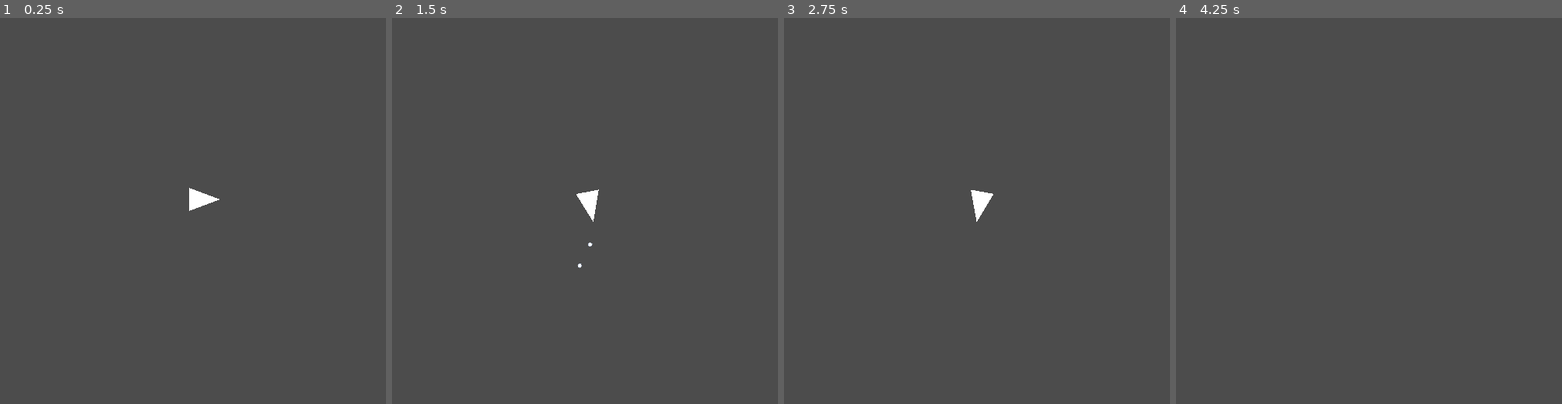
Above: before the commit, frames 1-4 (left to right).
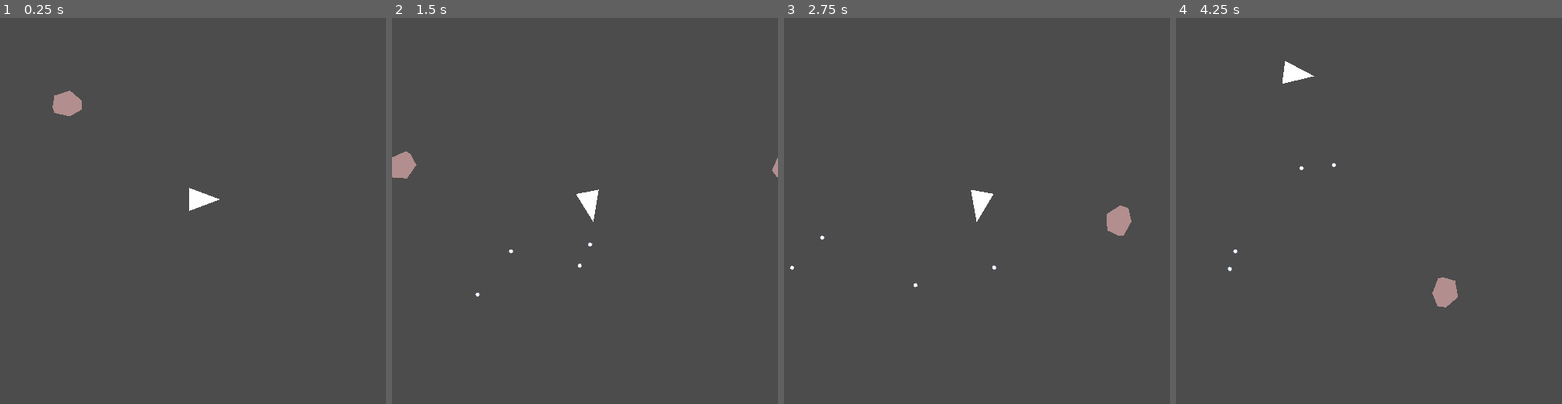
Above: after the commit, the same moments.

Repository: leddkire/godot-asteroids
Game: Godot game, scene res://Main.tscn
Two runs of this game, one before a commit and one after it. Both use one fixed random seed, a clock stepped at 60 frames per second and the inputs below.
Inputs (mouse positions are in pixels of both pictures, inside the frame that each line leads up to):
- Up to frame 1 (0.25 s): no input
- Up to frame 2 (1.5 s): move the mouse to (669, 191) at 0.52 s; hold Right (move_right) 0.53-1.28 s; tap Space (shoot_projectile) at 0.6, 1.35 s; click (669, 191) at 0.67 s; move the mouse to (507, 230) at 1.27 s; hold Left (move_left) from 1.28 s (still down)
- Up to frame 3 (2.75 s): move the mouse to (1015, 126) at 2.02 s; release Left (move_left) at 2.03 s; hold Right (move_right) from 2.03 s (still down); tap Space (shoot_projectile) at 2.1 s
- Up to frame 4 (4.25 s): move the mouse to (1349, 288) at 2.77 s; release Right (move_right) at 2.78 s; hold Up (move_up) 2.78-3.53 s; tap Space (shoot_projectile) at 2.85, 3.6 s; click (1349, 288) at 2.92 s; move the mouse to (1484, 268) at 3.52 s; hold Left (move_left) from 3.53 s (still down)

The runs differ from the first frame. In frame 1, 0.4% of the frame differs, in the area x 13-22%, y 18-26%; in frame 2, 0.4%; in frame 3, 0.4%; in frame 4, 0.7%, in the area x 13-73%, y 11-75%.
Error before the commit: Parse Error: The identifier "EntityCensus" isn't declared in the current scope. (res://Main.gd:15)

Commit message:
Rename screen-wrap class

Diff:
--- a/Main.gd
+++ b/Main.gd
@@ -12,8 +12,8 @@
 func create_ship_position_controller(wrap_rule: EntityScreenWrapRule):
     var edges : Array = get_tree().get_nodes_in_group("edges")
     assert(edges.size() == 4)
-    var shipEdgePositionController = load("res://ShipEdgePositionController/ShipEdgePositionController.gd").new(edges,wrap_rule,EntityCensus)
-    return shipEdgePositionController
+    var screenWrapController = load("res://ScreenWrapController/ScreenWrapController.gd").new(edges,wrap_rule,EntityCensus)
+    return screenWrapController
 
 
 func spawn_ship(wrap_rule : EntityScreenWrapRule):
--- a/ShipEdgePositionController/ShipEdgePositionController.gd
+++ b/ScreenWrapController/ScreenWrapController.gd
@@ -1,12 +1,12 @@
 extends Node
-class_name ShipEdgePositionController
+class_name ScreenWrapController
 
 var edges
 var entity_screen_wrap_rule : EntityScreenWrapRule
 var entity_screen_census: EntityCensus
 
 func _ready():
-    self.set_name("ShipEdgePositionController")
+    self.set_name("ScreenWrapController")
 
 func _init(edges, entity_screen_wrap_rule, entity_screen_census: EntityCensus):
     self.edges = edges
--- a/project.godot
+++ b/project.godot
@@ -20,14 +20,14 @@
 "path": "res://rules/screen_wrap/EntityScreenWrapRule.gd"
 }, {
 "base": "Node",
-"class": "ShipEdgePositionController",
+"class": "ScreenWrapController",
 "language": "GDScript",
-"path": "res://ShipEdgePositionController/ShipEdgePositionController.gd"
+"path": "res://ScreenWrapController/ScreenWrapController.gd"
 } ]
 _global_script_class_icons={
 "Edge": "",
 "EntityScreenWrapRule": "",
-"ShipEdgePositionController": ""
+"ScreenWrapController": ""
 }
 
 [application]
@@ -41,6 +41,7 @@
 Orientation="*res://Orientation/Orientation.gd"
 Edge_Side="*res://edges/Edge_Side.gd"
 GroupConstants="*res://GroupConstants.gd"
+EntityCensus="*res://screen/EntityCensus.gd"
 
 [display]
 
